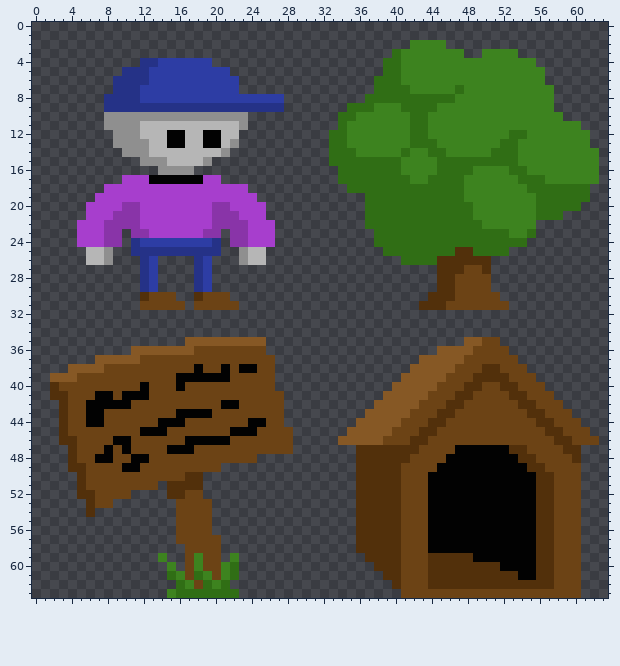
Two states of a pixel-art sprite, gfx/sprites.png. The first picture shows the starting point.
The file is 64x64 pixels. Colours within 5 levels of each other are drawn and written as one.
The same view after the edit:
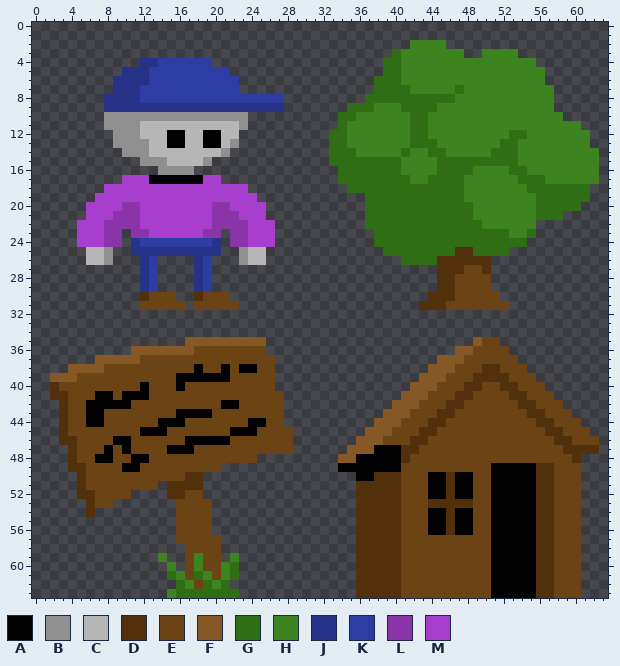
Palette (. is transparent): A #020202  B #8f8f8f  C #b6b6b6  D #52300b  E #6c4315  F #865825  G #306e15  H #3d831f  J #253287  K #2d3da4  L #8934a8  M #a73ecd
Change:
The author put colour A in row 49 at x 34 to 35.
Colour D becomes colour A in row 47 at x 38 to 40; in row 48 at x 36 to 40; in row 49 at x 36 to 40 and 55; in row 50 at x 36 to 37; in row 60 at x 51; in row 61 at x 51 to 53.
Colour D becomes colour A in row 62 at x 51 to 55.
Colour E becomes colour A in row 63 at x 51 to 55.
The author put colour D in row 47 at x 61 to 62; in row 59 at x 36; in row 60 at x 36 to 37; in row 61 at x 36 to 38; in row 62 at x 36 to 39; in row 63 at x 36 to 40.
Colour A becomes colour D in rows 50 to 52 at x 46; in row 53 at x 44 to 48; in rows 54 to 56 at x 46.
Colour E becomes colour D in row 49 at x 57; in row 63 at x 56 to 57.
Colour A becomes colour E in row 47 at x 47 to 52; in row 48 at x 46 to 53; in row 49 at x 45 to 50; in rows 50 to 56 at x 49 to 50; in rows 57 to 58 at x 44 to 50; in row 59 at x 49 to 50.
Colour D becomes colour E in row 47 at x 53 to 54; in row 48 at x 54 to 55; in row 59 at x 44 to 48; in rows 60 to 62 at x 44 to 50.
The author put colour F in row 47 at x 35; in row 48 at x 34 to 35.
Colour D becomes colour F in row 47 at x 36 to 37.
Colour F is gone in row 35 at x 48; in row 36 at x 45 to 46; in row 37 at x 43 to 44; in row 38 at x 42 to 43; in row 39 at x 41 to 42; in row 40 at x 40 to 41.
Colour F is gone in row 41 at x 39 to 40; in row 42 at x 38 to 39; in row 43 at x 37 to 38; in row 44 at x 36 to 37; in row 45 at x 35 to 36; in row 46 at x 34 to 35.
